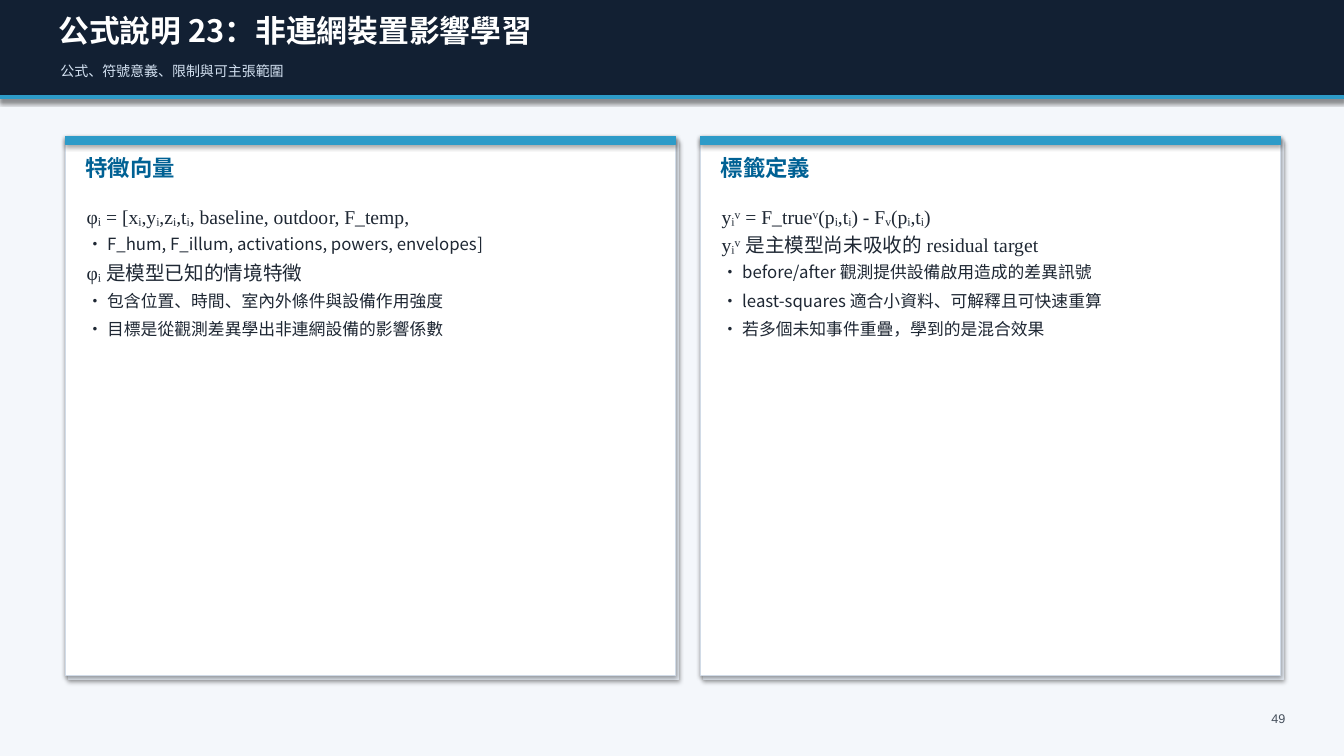
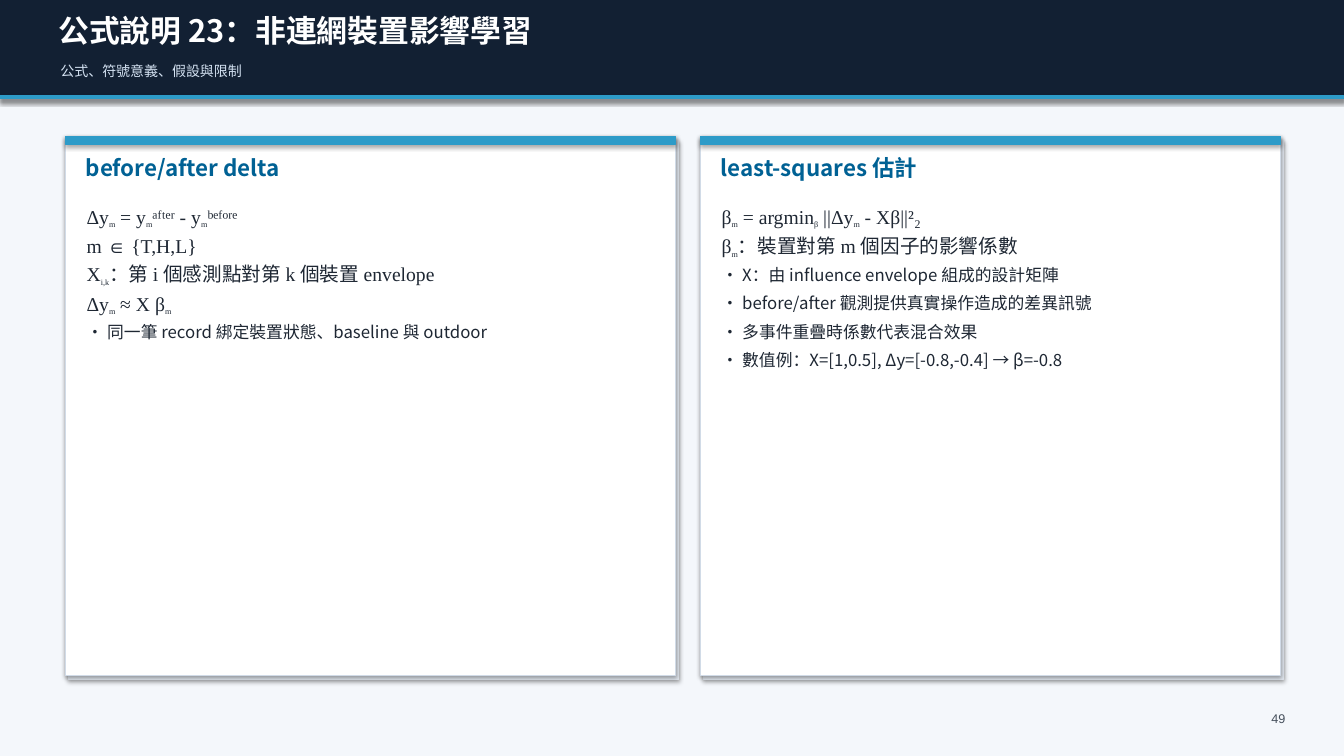
Before and after one commit to Yunitrish006006/A-Spatial-Digital-Twin-Prototype-for-Indoor-Spaces-with-Environmental-Factors, a slide deck: slide 49 of docs/papers/thesis/thesis_presentation_zh_30min.pptx. Drawn at 1344x756 pixels with LibreOffice and Linux fonts; fonts in the diff are those of the drawing. Boxes give left, top, right and bottom in pixels: in the first picture for what was removed or moved away, otherwise in the second. Text is boxed around its words. In the diff, an @@ line names an element or a change of style, - is before the commit and + after.

```diff
--- a/docs/papers/thesis/thesis_presentation_zh_30min.pptx
+++ b/docs/papers/thesis/thesis_presentation_zh_30min.pptx
@@ text at [60,64,241,77]: text changed @@
-公式、符號意義、限制與可主張範圍
+公式、符號意義、假設與限制
@@ text at [86,158,280,180]: text changed @@
-特徵向量
+before/after delta
@@ text at [721,157,917,181]: text changed @@
-標籤定義
+least-squares 估計
@@ text at [87,239,487,340]: text changed; size 12 to 14 pt; font Noto Sans CJK TC to Times New Roman @@
-φᵢ = [xᵢ,yᵢ,zᵢ,tᵢ, baseline, outdoor, F_temp,
-• F_hum, F_illum, activations, powers, envelopes]
-φᵢ 是模型已知的情境特徵
-• 包含位置、時間、室內外條件與設備作用強度
-• 目標是從觀測差異學出非連網設備的影響係數
+Δym = ymᵃᶠᵗᵉʳ - ymᵇᵉᶠᵒʳᵉ
+m ∈ {T,H,L}
+Xi,k：第 i 個感測點對第 k 個裝置 envelope
+Δym ≈ X βm
+• 同一筆 record 綁定裝置狀態、baseline 與 outdoor
@@ text at [738,210,1092,370]: text changed @@
-yᵢᵛ = F_trueᵛ(pᵢ,tᵢ) - Fᵥ(pᵢ,tᵢ)
-yᵢᵛ 是主模型尚未吸收的 residual target
-• before/after 觀測提供設備啟用造成的差異訊號
-• least-squares 適合小資料、可解釋且可快速重算
-• 若多個未知事件重疊，學到的是混合效果
+βm = argminβ ||Δym - Xβ||²₂
+βm：裝置對第 m 個因子的影響係數
+• X：由 influence envelope 組成的設計矩陣
+• before/after 觀測提供真實操作造成的差異訊號
+• 多事件重疊時係數代表混合效果
+• 數值例：X=[1,0.5], Δy=[-0.8,-0.4] → β=-0.8
```
Also in this commit, not shown: 32 other slides changed, 20 other files.
